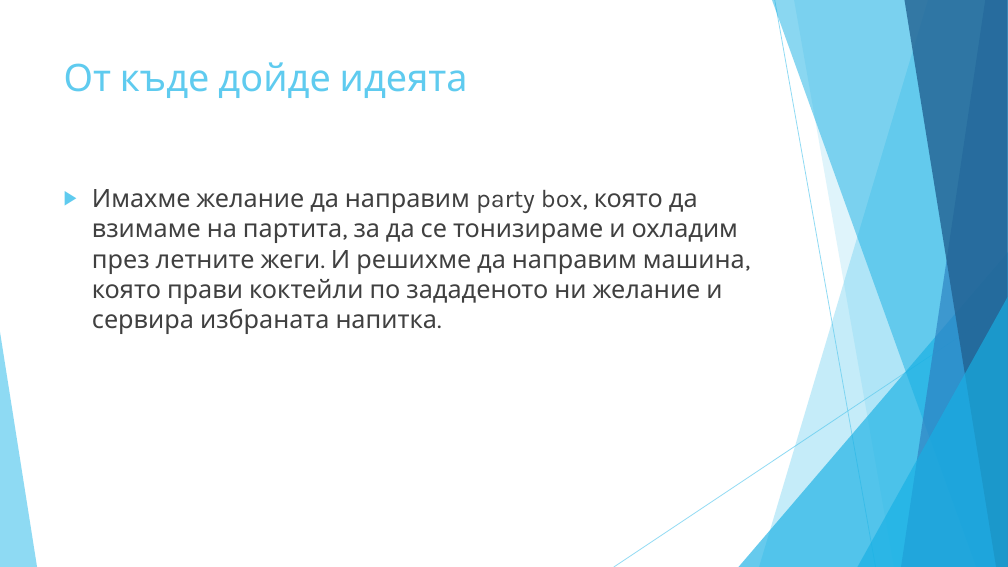
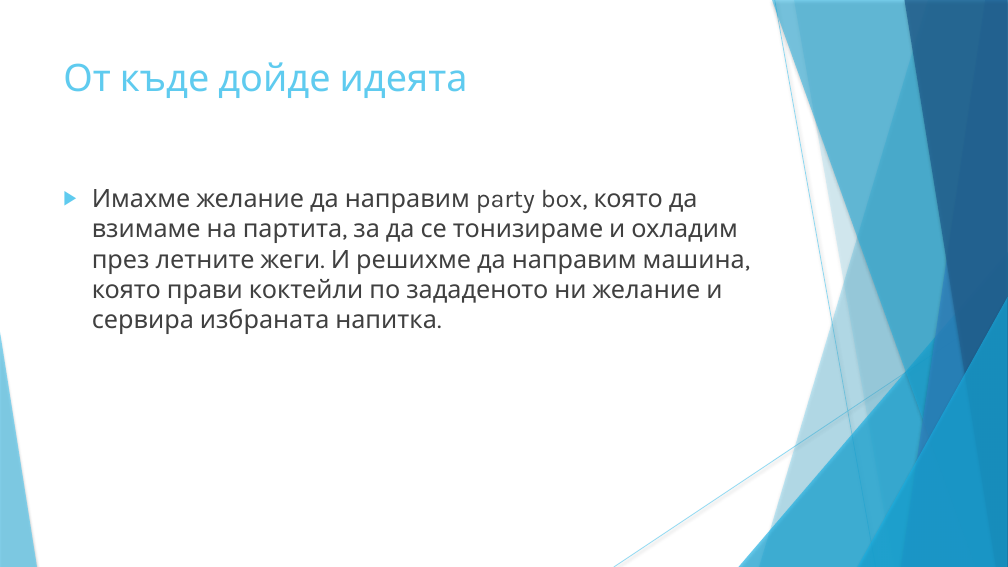
Before and after one commit to Vladikolev0321/Coctail-machine, a slide deck: slide 2 of презентация.pptx. Drawn at 1008x567 pixels with LibreOffice and Linux fonts; fonts in the diff are those of the drawing. Boxes give left, top, right and bottom in pixels: in the first picture for what was removed or moved away, otherwise in the second. Text is boxed around its words. In the diff, an @@ line names an element or a change of style, - is before the commit and + after.

```diff
--- a/презентация.pptx
+++ b/презентация.pptx
@@ line (775, 0) - (876, 567): stroke #5FCBEF 0.75 pt to #5FCBEF 0.74 pt @@
@@ freeform shape at [794, 0, 1008, 567]: shadow on; outline redrawn @@
@@ text "Имахме желание да направим party ..." at [92, 189, 745, 334]: indent changed @@
@@ line (1008, 305) - (614, 567): stroke #5FCBEF 0.75 pt to #5FCBEF 0.74 pt @@
@@ shadow on in 7 elements at [759, 0, 1008, 567], [739, 252, 1008, 567], [772, 0, 1008, 567], [901, 0, 1008, 567], [904, 0, 1008, 567], [858, 297, 1008, 567], [0, 332, 37, 567] @@
```
Also in this commit, not shown: 8 other slides changed, 1 slide added, 1 slide removed, 7 other files.
